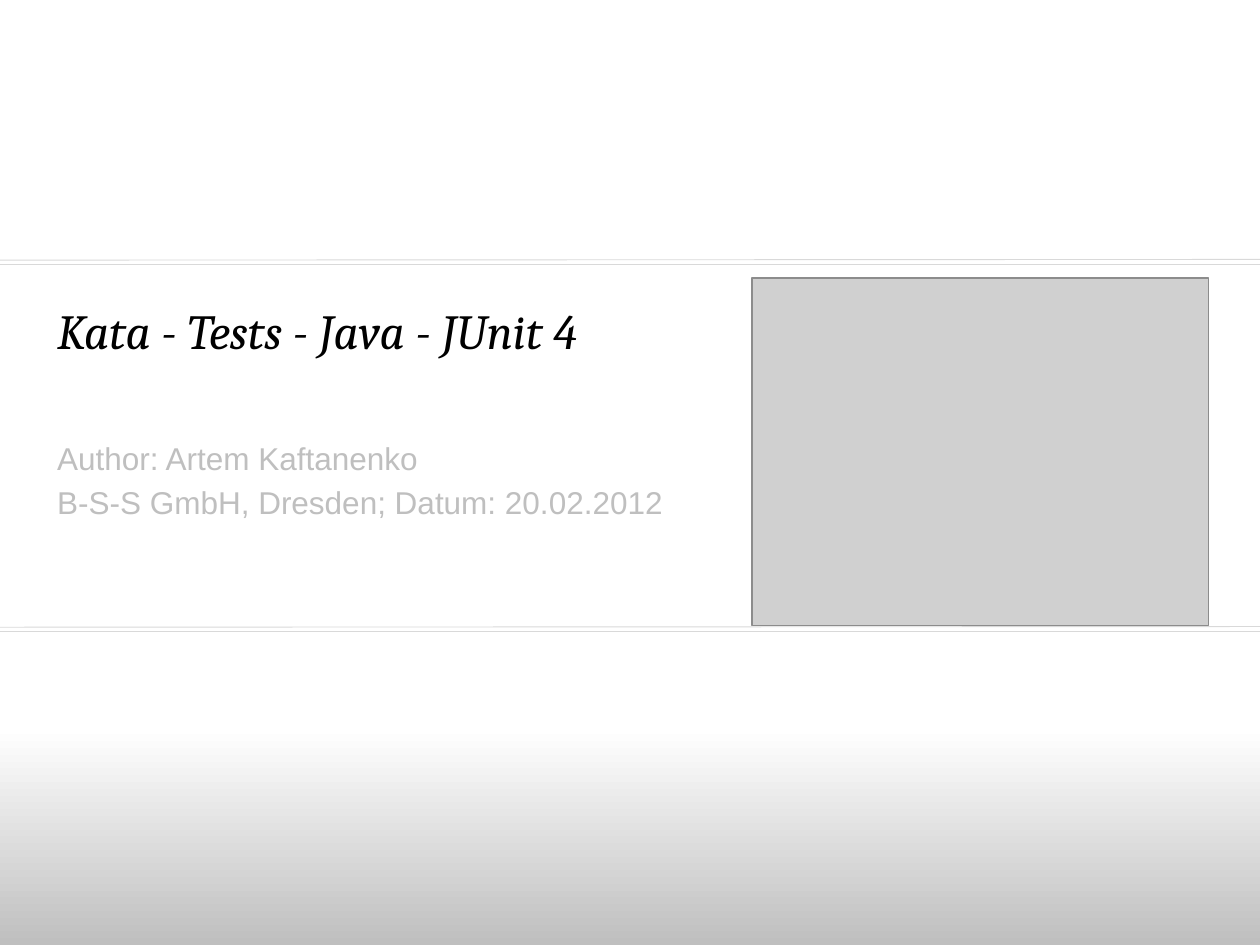
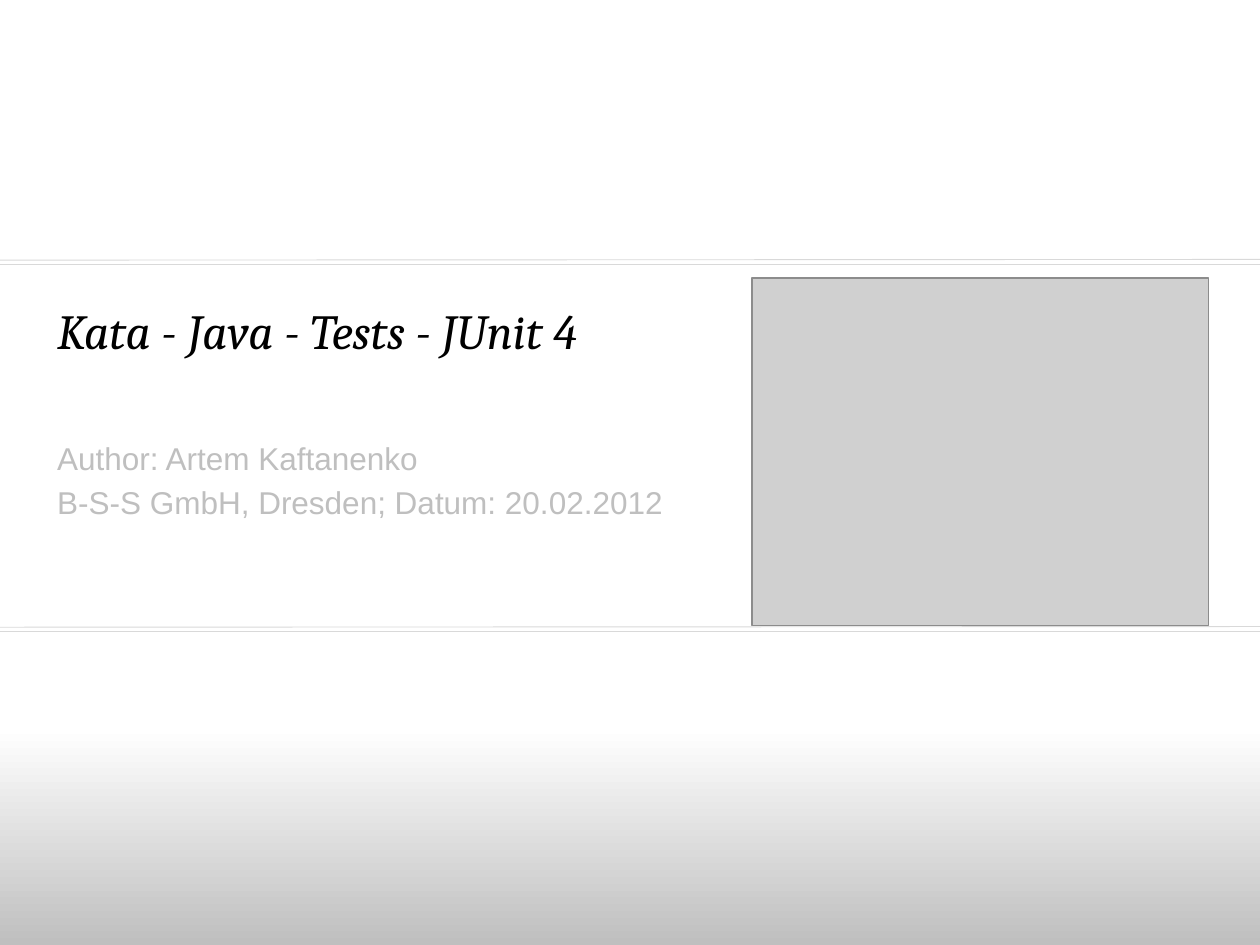
Before and after one commit to kaftanenko/edu, a slide deck: slide 1 of junit/doc/Kata_-_Java-Tests-JUnit 4_-_Artem-Kaftanenko.pptx. Drawn at 1260x945 pixels with LibreOffice and Linux fonts; fonts in the diff are those of the drawing; grey boxes stand for pictures; background and template pictures are left out. Boxes give left, top, right and bottom in pixels: in the first picture for what was removed or moved away, otherwise in the second. Text is boxed around its words. In the diff, an @@ line names an element or a change of style, - is before the commit and + after.

```diff
--- a/junit/doc/Kata_-_Java-Tests-JUnit 4_-_Artem-Kaftanenko.pptx
+++ b/junit/doc/Kata_-_Java-Tests-JUnit 4_-_Artem-Kaftanenko.pptx
@@ title at (57, 315, 577, 358): text changed @@
-Kata - Tests - Java - JUnit 4
+Kata - Java - Tests - JUnit 4
```
Also in this commit, not shown: 4 other slides changed.
